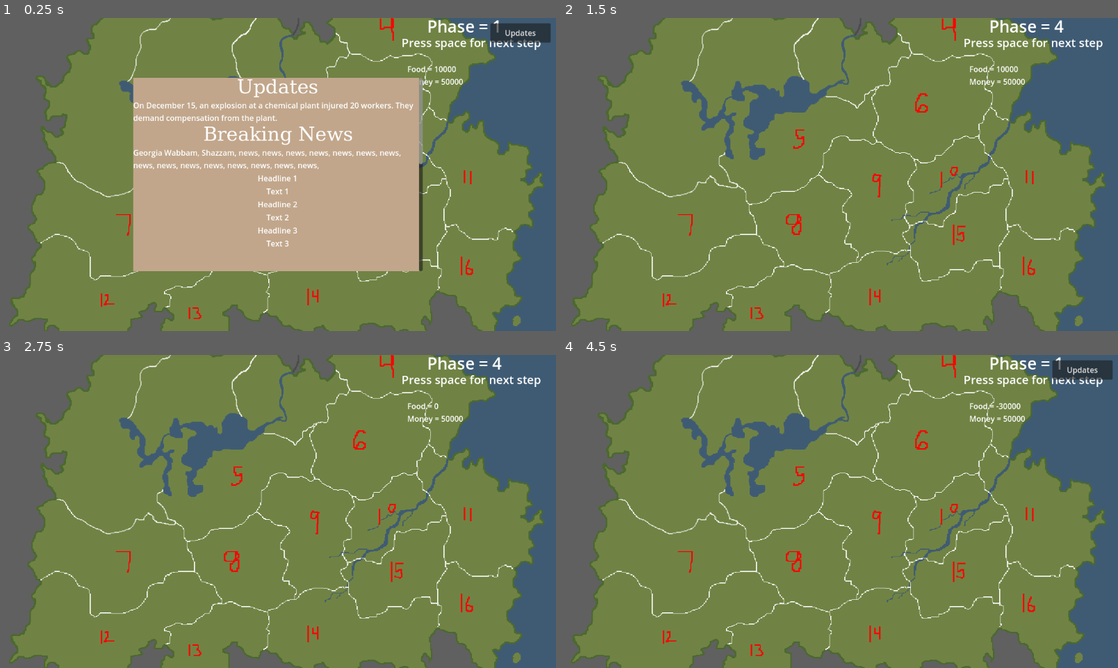
Above: before the commit, frames 1-4 (two rows, left to right).
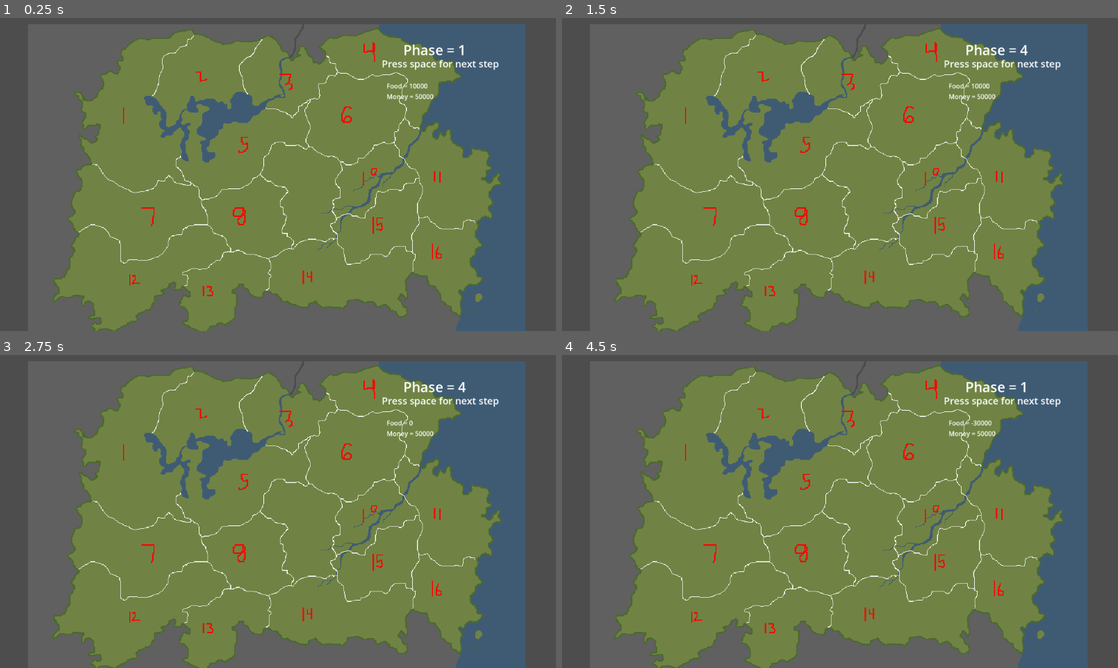
Above: after the commit, the same moments.

Repository: mccoogp/WeatherInc
Game: Godot game, scene res://world.tscn
Same seed, same stepped clock (60 frames per second), same inputs: the game is played once before the commit and once after it. The engine's default icon, where the game draws it, is replaced by a stand-in: a white triangle on a blue panel in a dark square.
Inputs (mouse positions are in pixels of both pictures, inside the frame that each line leads up to):
- Up to frame 1 (0.25 s): no input
- Up to frame 2 (1.5 s): click (1084, 33) at 0.5 s, where only the run before the commit has a clickable "Updates"; tap Space at 1.25 s; move the mouse to (962, 158) at 1.27 s; hold Right from 1.28 s (still down); hold X from 1.28 s (still down); click (962, 158) at 1.42 s
- Up to frame 3 (2.75 s): tap Space at 1.52, 2, 2.27 s; move the mouse to (166, 527) at 2.02 s; release Right at 2.03 s; release X at 2.03 s; hold Down from 2.03 s (still down); tap Enter at 2.1 s
- Up to frame 4 (4.5 s): tap Space at 2.75, 3.5, 3.77, 4.25 s; move the mouse to (895, 442) at 2.77 s; release Down at 2.78 s; hold Right 2.78-3.53 s; hold Backspace 2.78-3.53 s; move the mouse to (812, 574) at 3.52 s; hold Up 3.53-4.28 s; tap X at 3.6 s; click (812, 574) at 3.67 s; move the mouse to (1006, 558) at 4.27 s; hold Left from 4.28 s (still down); hold Enter from 4.28 s (still down)

The runs differ from the first frame. In frame 1, 63% of the frame differs, in the area x 1-100%, y 0-100%; in frame 2, 36%; in frame 3, 36%; in frame 4, 36%.

Commit message:
Added more districts

Diff:
--- a/data/news.json
+++ b/data/news.json
@@ -1,16 +1,16 @@
 {
   "News": {
-    "0": {
-      "Headline": "Headline 1",
-      "Body": "Text 1"
-    },
-    "1": {
-      "Headline": "Headline 2",
-      "Body": "Text 2"
-    },
-    "2": {
-      "Headline": "Headline 3",
-      "Body": "Text 3"
-    }
+	"0": {
+	  "Headline": "Headline 1",
+	  "Body": "Text 1"
+	},
+	"1": {
+	  "Headline": "Headline 2",
+	  "Body": "Text 2"
+	},
+	"2": {
+	  "Headline": "Headline 3",
+	  "Body": "Text 3"
+	}
   }
 }
--- a/district.tscn
+++ b/district.tscn
@@ -1,6 +1,7 @@
-[gd_scene load_steps=3 format=3 uid="uid://cacfd62pudml6"]
+[gd_scene load_steps=4 format=3 uid="uid://cacfd62pudml6"]
 
 [ext_resource type="Script" path="res://district.gd" id="1_gpufd"]
+[ext_resource type="Texture2D" uid="uid://dq6yda8lu7x8d" path="res://ogpc_map/map9.png" id="2_dre5u"]
 [ext_resource type="Script" path="res://districtsprite.gd" id="3_mvpsf"]
 
 [node name="District" type="Node2D"]
@@ -10,6 +11,7 @@
 [node name="Main" type="Sprite2D" parent="." node_paths=PackedStringArray("district")]
 position = Vector2(0.71, 0.71)
 scale = Vector2(0.0107812, 0.0107812)
+texture = ExtResource("2_dre5u")
 script = ExtResource("3_mvpsf")
 district = NodePath("..")
 
--- a/world.gd
+++ b/world.gd
@@ -302,10 +302,10 @@
 
 		if zoom == -1:
 			$DistrictMenu.visible = false
-			$DistrictMenu.position = $Camera2D.position + Vector2(-409, -184)/$Camera2D.zoom.x
+			$DistrictMenu.position = $Camera2D.position + Vector2(-479, -184)/$Camera2D.zoom.x
 			$DistrictMenu.scale = Vector2(0.15,0.15)/$Camera2D.zoom.x
 		else:
 			$DistrictMenu.visible = true
-			$DistrictMenu.position = $Camera2D.position + Vector2(-409, -184)/$Camera2D.zoom.x
+			$DistrictMenu.position = $Camera2D.position + Vector2(-479, -184)/$Camera2D.zoom.x
 			$DistrictMenu.scale = Vector2(0.15,0.15)/$Camera2D.zoom.x
 			$DistrictMenu/Popularity/Tax_Label.text = "Tax: " + str(districts[zoom].newtax)
--- a/world.tscn
+++ b/world.tscn
@@ -11,8 +11,14 @@
 [ext_resource type="Texture2D" uid="uid://stjlvyolph21" path="res://ogpc_map/map3.png" id="6_dnp75"]
 [ext_resource type="Script" path="res://industry_menu_clicked.gd" id="6_ttn6t"]
 [ext_resource type="Script" path="res://popularity.gd" id="7_b887d"]
+[ext_resource type="Texture2D" uid="uid://c1gfgth63xvrd" path="res://ogpc_map/map4.png" id="7_q7djm"]
 [ext_resource type="Script" path="res://label_2.gd" id="7_vefmc"]
-[ext_resource type="PackedScene" uid="uid://begnb2n0ndp25" path="res://news.tscn" id="12_k216x"]
+[ext_resource type="Texture2D" uid="uid://dvbbn3i485v5s" path="res://ogpc_map/map5.png" id="8_wxhan"]
+[ext_resource type="Texture2D" uid="uid://chaglsycfa0sp" path="res://ogpc_map/map6.png" id="9_cjij6"]
+[ext_resource type="Texture2D" uid="uid://b1x425kpot6kk" path="res://ogpc_map/map7.png" id="10_6le1u"]
+[ext_resource type="Texture2D" uid="uid://bepn0r0vs8tg5" path="res://ogpc_map/map8.png" id="11_fs5wx"]
+[ext_resource type="Texture2D" uid="uid://dq6yda8lu7x8d" path="res://ogpc_map/map9.png" id="12_7bvj4"]
+[ext_resource type="PackedScene" uid="uid://s2poj2l4nlfc" path="res://news.tscn" id="12_k216x"]
 [ext_resource type="Script" path="res://tax_label.gd" id="13_6327v"]
 
 [sub_resource type="LabelSettings" id="LabelSettings_j4inj"]
@@ -35,6 +41,7 @@
 font_size = 40
 
 [node name="world" type="Node2D" node_paths=PackedStringArray("districts")]
+scale = Vector2(0.84, 0.84)
 script = ExtResource("1_3gon6")
 districts = [NodePath("District"), NodePath("District2"), NodePath("District3"), NodePath("District4"), NodePath("District5"), NodePath("District6"), NodePath("District7"), NodePath("District8"), NodePath("District9")]
 
@@ -45,6 +52,7 @@
 texture = ExtResource("2_yw1kr")
 
 [node name="District" parent="." instance=ExtResource("2_41llr")]
+visible = false
 position = Vector2(23, 91)
 scale = Vector2(67, 67)
 water = true
@@ -54,6 +62,7 @@
 image = ExtResource("4_nrn2x")
 
 [node name="District2" parent="." instance=ExtResource("2_41llr")]
+visible = false
 position = Vector2(194, 17)
 scale = Vector2(67, 67)
 DistrictNumber = 2
@@ -63,6 +72,8 @@
 image = ExtResource("5_java2")
 
 [node name="District3" parent="." instance=ExtResource("2_41llr")]
+visible = false
+texture_filter = 1
 position = Vector2(399, 9)
 scale = Vector2(67, 67)
 DistrictNumber = 3
@@ -71,32 +82,67 @@
 image = ExtResource("6_dnp75")
 
 [node name="District4" parent="." instance=ExtResource("2_41llr")]
-position = Vector2(87, 238)
+visible = false
+texture_filter = 1
+position = Vector2(648, 15)
+scale = Vector2(66.9433, 67)
 DistrictNumber = 4
+center = Vector2(620, 20)
+zoom = 2.5
+image = ExtResource("7_q7djm")
 
 [node name="District5" parent="." instance=ExtResource("2_41llr")]
-position = Vector2(254, 241)
+visible = false
+texture_filter = 1
+position = Vector2(290.476, 188.095)
+scale = Vector2(67, 67)
 DistrictNumber = 5
 water = true
+center = Vector2(280, 220)
+zoom = 2.5
+image = ExtResource("8_wxhan")
 
 [node name="District6" parent="." instance=ExtResource("2_41llr")]
-position = Vector2(417, 248)
+visible = false
+texture_filter = 1
+position = Vector2(565.477, 109.524)
+scale = Vector2(67, 67)
 DistrictNumber = 6
 water = true
+center = Vector2(540, 125)
+zoom = 2.5
+image = ExtResource("9_cjij6")
 
 [node name="District7" parent="." instance=ExtResource("2_41llr")]
-position = Vector2(83, 397)
+visible = false
+texture_filter = 1
+position = Vector2(29.7619, 347.619)
+scale = Vector2(67, 67)
 DistrictNumber = 7
 water = true
+center = Vector2(30, 370)
+zoom = 2.5
+image = ExtResource("10_6le1u")
 
 [node name="District8" parent="." instance=ExtResource("2_41llr")]
-position = Vector2(253, 399)
+visible = false
+texture_filter = 1
+position = Vector2(296.429, 353.572)
+scale = Vector2(67, 67)
 DistrictNumber = 8
 water = true
+center = Vector2(310, 370)
+zoom = 2.7
+image = ExtResource("11_fs5wx")
 
 [node name="District9" parent="." instance=ExtResource("2_41llr")]
-position = Vector2(420, 398)
+texture_filter = 1
+position = Vector2(429.762, 300)
+scale = Vector2(67, 67)
 DistrictNumber = 9
+center = Vector2(490, 340)
+zoom = 2.3
+image = ExtResource("12_7bvj4")
 
 [node name="Label2" type="Label" parent="."]
 texture_filter = 2
@@ -125,7 +171,7 @@
 offset_bottom = 135.0
 
 [node name="DistrictMenu" type="Sprite2D" parent="."]
-position = Vector2(-49, 63)
+position = Vector2(-90.4762, 63.0953)
 scale = Vector2(0.08, 0.08)
 script = ExtResource("5_s2cnt")
 
@@ -138,7 +184,7 @@
 
 [node name="Sprite2D" type="Sprite2D" parent="DistrictMenu/Industry"]
 position = Vector2(-113.325, -220.773)
-scale = Vector2(11.5878, 6.53666)
+scale = Vector2(9, 4)
 
 [node name="Label" type="Label" parent="DistrictMenu/Industry"]
 anchors_preset = -1
@@ -166,7 +212,7 @@
 script = ExtResource("7_vefmc")
 
 [node name="Popularity" type="Sprite2D" parent="DistrictMenu" node_paths=PackedStringArray("menu")]
-position = Vector2(-137.5, 875)
+position = Vector2(-133.929, 877.977)
 scale = Vector2(2.096, 2.096)
 texture = ExtResource("4_r5mvf")
 script = ExtResource("7_b887d")
@@ -221,5 +267,6 @@
 label_settings = SubResource("LabelSettings_7wjru")
 
 [node name="CanvasLayer" type="CanvasLayer" parent="."]
+visible = false
 
 [node name="News" parent="CanvasLayer" instance=ExtResource("12_k216x")]
Not shown: 1 places in news.tscn that only renumber resources
Not shown: 1 places in world.tscn that only renumber resources
Not shown, changed: .DS_Store
